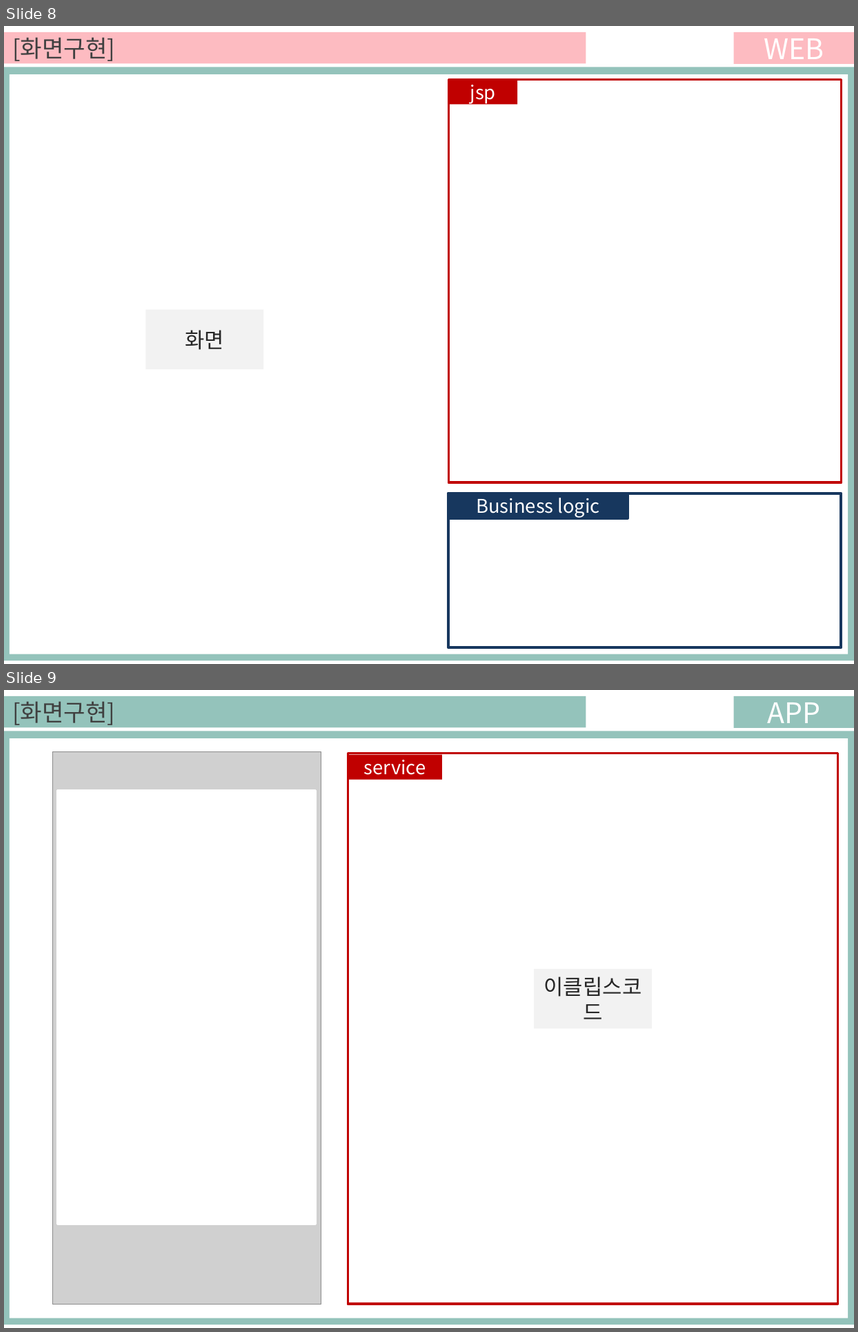
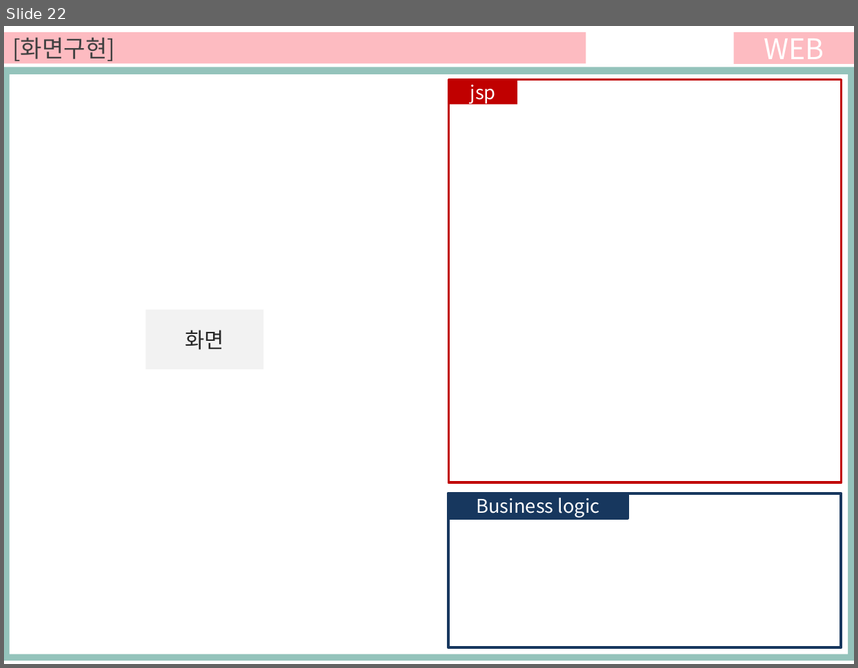
Before and after one commit to ezenteam03/project06, a slide deck: WebContent/jhk/0608 전현규.pptx. Shown one above the other, each under a label of ours: slides 8 and 9 before the commit, slide 22 after it. The pictures are 858x1332 and 858x668 pixels, drawn with LibreOffice and Linux fonts; fonts in the diff are those of the drawing; grey boxes stand for pictures. Boxes give left, top, right and bottom in pixels: in the first picture for what was removed or moved away, otherwise in the second. Text is boxed around its words. In the diff, an @@ line names an element or a change of style, - is before the commit and + after.

```diff
--- a/WebContent/jhk/0608 전현규.pptx
+++ b/WebContent/jhk/0608 전현규.pptx
@@ slide 9 removed at [4, 690, 854, 1328], background #FFFFFF @@
@@ rectangle removed at [4, 696, 586, 727] @@
-[화면구현]
@@ rectangle removed at [734, 696, 854, 727] @@
-APP
@@ rectangle removed at [4, 731, 854, 1324] @@
@@ rectangle removed at [9, 738, 847, 1317] @@
@@ picture removed at [52, 751, 320, 1303] @@
@@ rectangle removed at [348, 753, 839, 1303] @@
@@ rectangle removed at [348, 755, 443, 779] @@
-service
@@ rectangle removed at [58, 790, 316, 1224] @@
@@ rectangle removed at [534, 969, 652, 1028] @@
-이클립스코드
@@ what was slide 8 is now slide 22 @@
```
Also in this commit, not shown: 14 slides added, 1 other slide removed.
